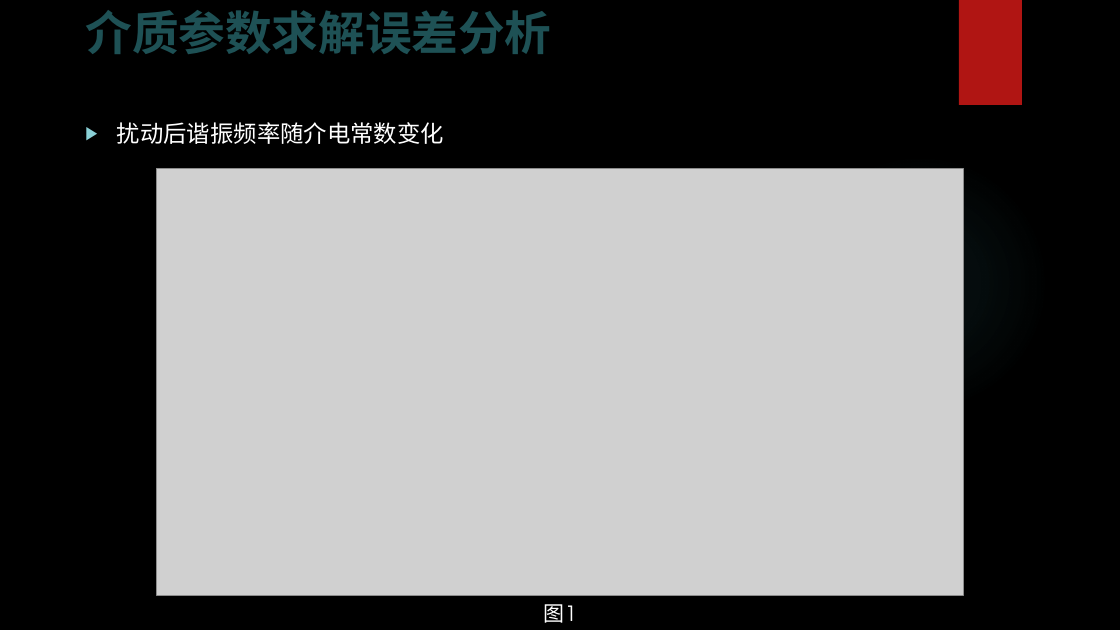
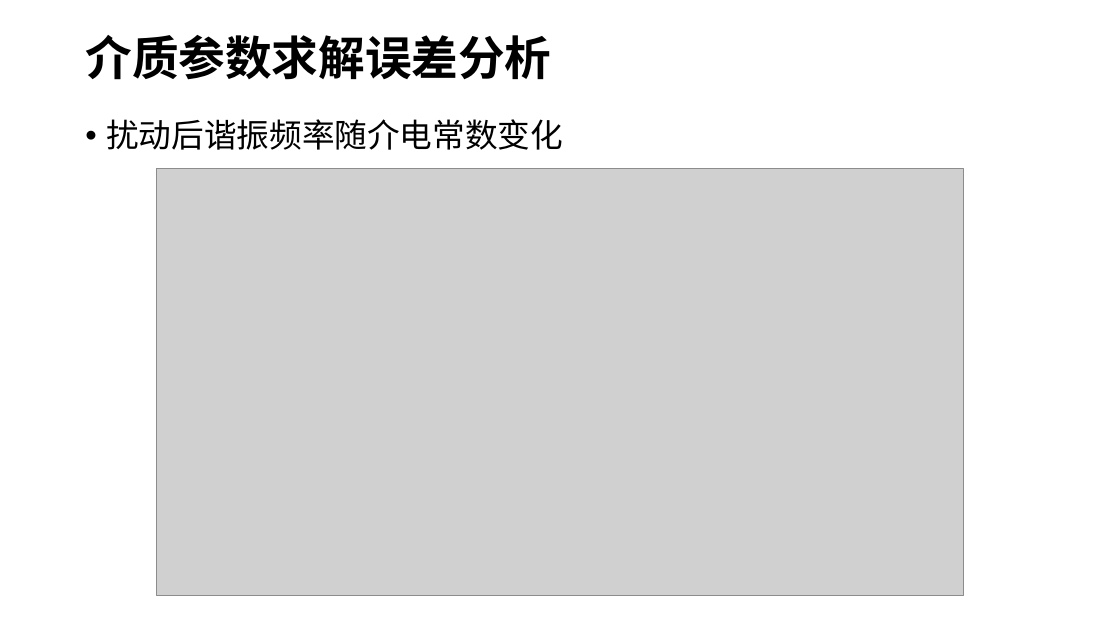
Before and after one commit to ddomax/presentation, a slide deck: slide 8 of 微波谐振腔.pptx. Drawn at 1120x630 pixels with LibreOffice and Linux fonts; fonts in the diff are those of the drawing; grey boxes stand for pictures; background and template pictures are left out. Boxes give left, top, right and bottom in pixels: in the first picture for what was removed or moved away, otherwise in the second. Text is boxed around its words. In the diff, an @@ line names an element or a change of style, - is before the commit and + after.

```diff
--- a/微波谐振腔.pptx
+++ b/微波谐振腔.pptx
@@ background picture (left out) to #FFFFFF @@
@@ title "介质参数求解误差分析" at [85,35,551,80]: text colour #1E5155 to #000000; line spacing 1 to 0.9; vertical alignment top to middle @@
@@ rectangle removed at [959,0,1022,105] @@
@@ text "扰动后谐振频率随介电常数变化" at [106,119,563,150]: size 20 to 28 pt, font TeX Gyre Adventor to Noto Sans CJK SC, text colour #FFFFFF to #000000; bullet ▶ to •; line spacing 1 to 0.9 @@
@@ ellipse removed at [791,154,1049,413] @@
@@ text removed at [544,604,577,623] @@
-图1
```
Also in this commit, not shown: 15 other slides changed, 2 slides added, 1 slide removed, 1 other file.
